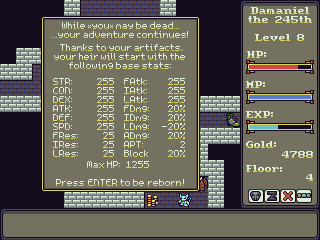
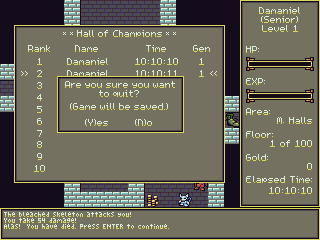
Layer changes from the first 320 x 240 image to the second:
added layer "Confirm Exit" above "Pasted Layer #3" over (57, 76, 184, 133)
showed "Pasted Layer #3", painted on it over (0, 0, 320, 240)
hid "Pasted Layer #2" over (41, 16, 200, 192)
